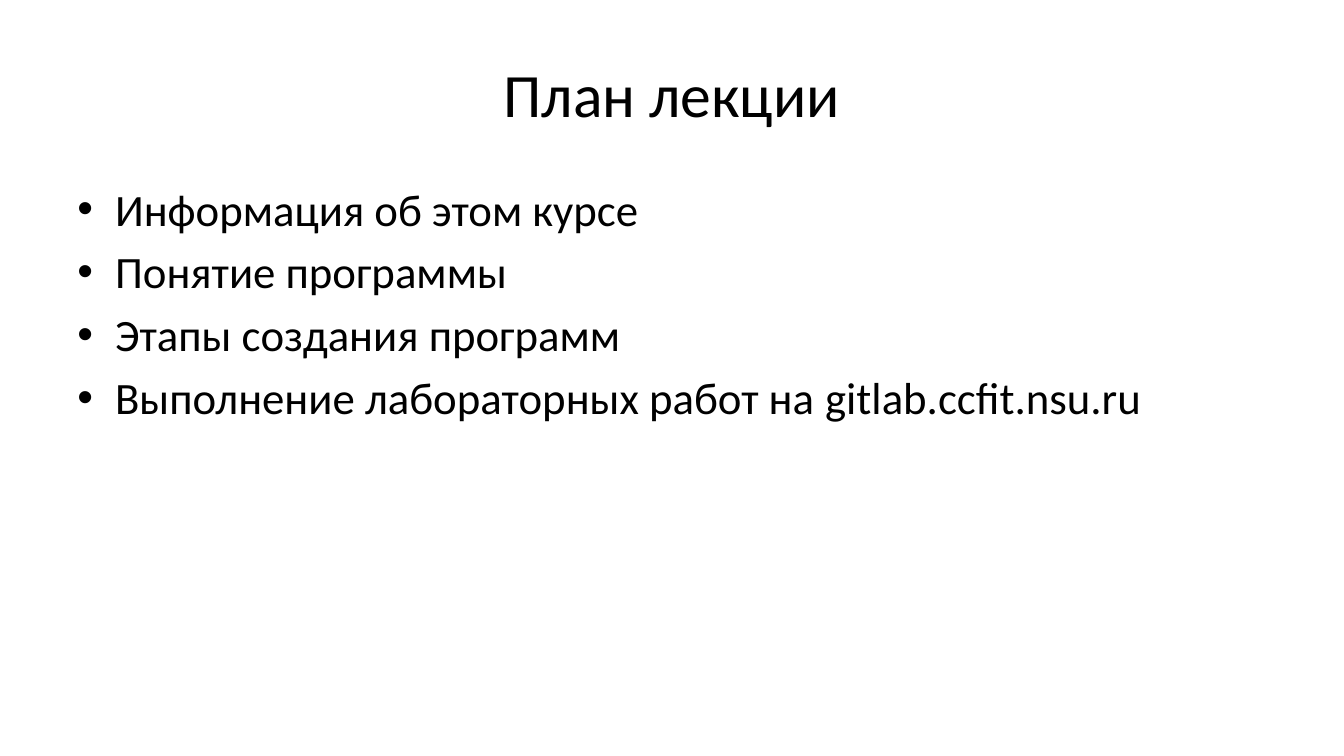
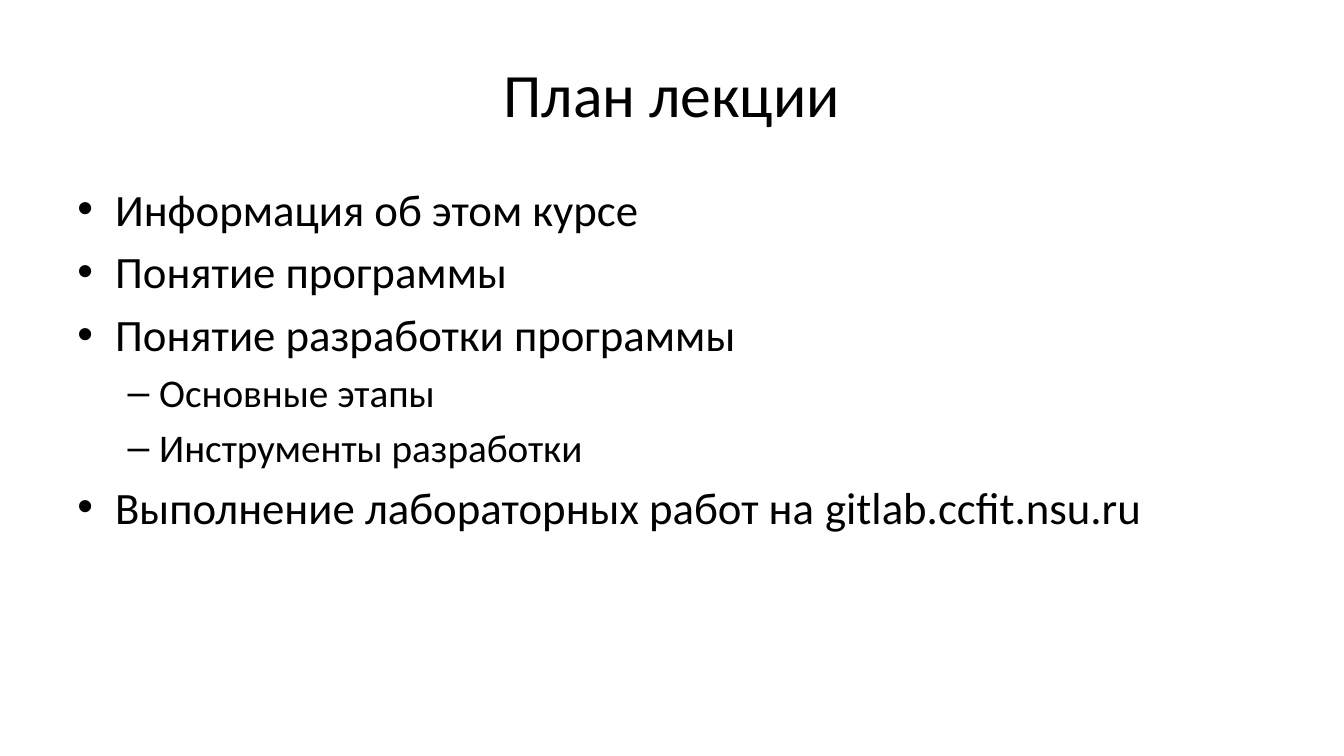
Before and after one commit to Evgueni-Petrov-aka-espetrov/Algorithms-and-Programming-in-C-pptx, a slide deck: slide 2 of 01 Понятие программы.pptx. Drawn at 1344x756 pixels with LibreOffice and Linux fonts; fonts in the diff are those of the drawing. Boxes give left, top, right and bottom in pixels: in the first picture for what was removed or moved away, otherwise in the second. Text is boxed around its words. In the diff, an @@ line names an element or a change of style, - is before the commit and + after.

```diff
--- a/01 Понятие программы.pptx
+++ b/01 Понятие программы.pptx
@@ text at bbox=[115, 320, 735, 469]: text changed; size 32 to 28 pt @@
-• Этапы создания программ
+• Понятие разработки программы
+  – Основные этапы
+  – Инструменты разработки
```
Also in this commit, not shown: 32 other slides changed.
